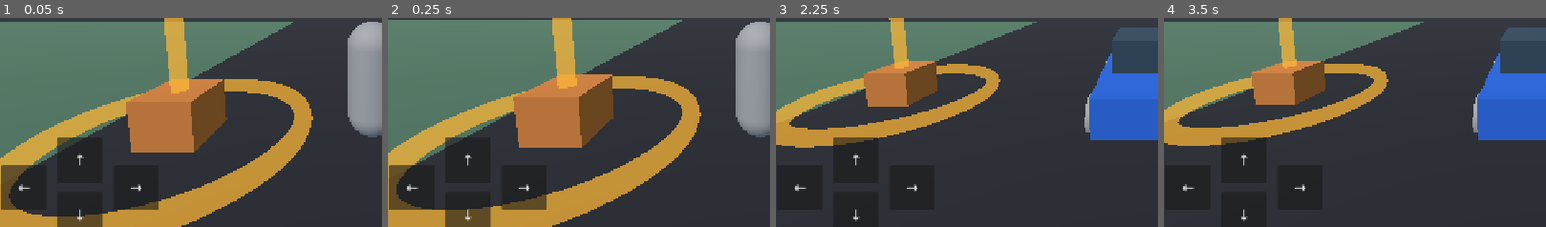
Above: before the commit, frames 1-4 (left to right).
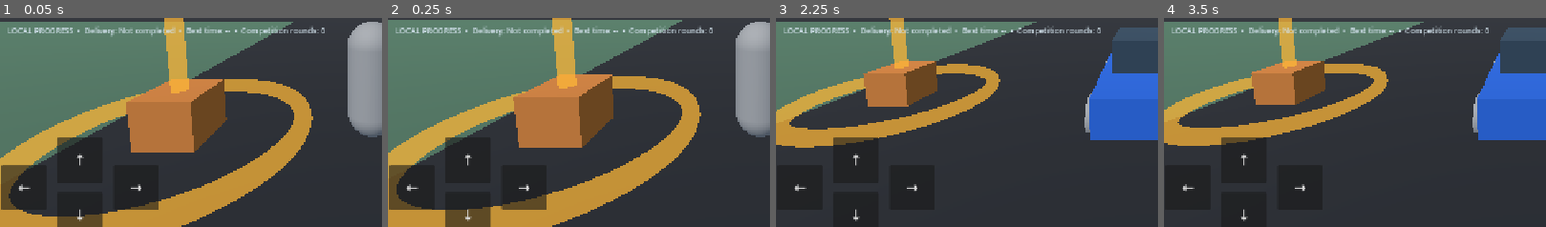
Above: after the commit, the same moments.

Repository: newgenerationnetwork617-ops/one-man-squad
Game: Godot game, scene res://scenes/main.tscn
Two runs of this game, one before a commit and one after it. Both use one fixed random seed, a clock stepped at 60 frames per second and the inputs below.
Inputs:
- Up to frame 1 (0.05 s): no input
- Up to frame 2 (0.25 s): no input
- Up to frame 3 (2.25 s): click "Adventure" at 0.5 s; click "Adventure" at 1.25 s; click "ENTER CAR" at 2 s
- Up to frame 4 (3.5 s): click "Competition" at 2.75 s
The pictures show only the part of the screen within x 1-51%, y 50-100%; the shares and areas given below are measured in that part.

The runs differ from the first frame. In frame 1, 1.3% of the frame differs, in the area x 2-85%, y 3-10%; in frame 2, 1.3%; in frame 3, 1.3%; in frame 4, 1.3%.

Commit message:
Add offline local progress and personal records saving

Diff:
--- a/scripts/main.gd
+++ b/scripts/main.gd
@@ -24,8 +24,14 @@
 var competition_active := false
 var competition_collected := 0
 var competition_time_left := 60.0
+var save_config := ConfigFile.new()
+var mission_completed := false
+var best_time_trial := 0.0
+var completed_competition_rounds := 0
+var records_label: Label
 
 func _ready() -> void:
+	_load_progress()
 	_build_environment()
 	_build_test_district()
 	_spawn_player()
@@ -181,6 +187,13 @@
 	competition_label.add_theme_color_override("font_color", Color(1.0, 0.68, 0.42))
 	root.add_child(competition_label)
 
+	records_label = Label.new()
+	records_label.text = _records_text()
+	records_label.position = Vector2(28, 382)
+	records_label.add_theme_font_size_override("font_size", 13)
+	records_label.add_theme_color_override("font_color", Color(0.82, 0.88, 0.92))
+	root.add_child(records_label)
+
 	speed_label = Label.new()
 	speed_label.text = "000 km/h"
 	speed_label.anchor_left = 1.0
@@ -282,6 +295,8 @@
 		mission_stage = 2
 		delivery_area.queue_free()
 		mission_label.text = "MISSION 01  •  COMPLETE"
+		mission_completed = true
+		_save_progress()
 		status_label.text = "Delivery completed • First mission reward: 100 XP"
 
 func _toggle_vehicle() -> void:
@@ -372,8 +387,16 @@
 	race_checkpoint_index += 1
 	if race_checkpoint_index >= race_checkpoints.size():
 		race_active = false
+		var new_record := best_time_trial <= 0.0 or race_elapsed < best_time_trial
+		if new_record:
+			best_time_trial = race_elapsed
+			_save_progress()
 		race_label.text = "TIME TRIAL  •  FINISHED  •  %05.2f s" % race_elapsed
-		status_label.text = "Time trial complete • Your result is shown above."
+		if new_record:
+			status_label.text = "New personal best! Your time is saved on this device."
+		else:
+			status_label.text = "Time trial complete • Your result is shown above."
+		records_label.text = _records_text()
 	else:
 		status_label.text = "Checkpoint %d of %d • Keep following the road." % [race_checkpoint_index + 1, race_checkpoints.size()]
 
@@ -502,7 +525,31 @@
 	competition_collected += 1
 	if competition_collected >= 3:
 		competition_active = false
+		completed_competition_rounds += 1
+		_save_progress()
 		competition_label.text = "COMPETITION  •  ROUND COMPLETE"
 		status_label.text = "Challenge complete • All three signals collected."
+		records_label.text = _records_text()
 	else:
 		status_label.text = "Signal secured • %d of 3 collected." % competition_collected
+
+func _load_progress() -> void:
+	var error := save_config.load("user://progress.cfg")
+	if error != OK:
+		return
+	mission_completed = bool(save_config.get_value("progress", "mission_completed", false))
+	best_time_trial = float(save_config.get_value("records", "best_time_trial", 0.0))
+	completed_competition_rounds = int(save_config.get_value("records", "competition_rounds", 0))
+
+func _save_progress() -> void:
+	save_config.set_value("progress", "mission_completed", mission_completed)
+	save_config.set_value("records", "best_time_trial", best_time_trial)
+	save_config.set_value("records", "competition_rounds", completed_competition_rounds)
+	var error := save_config.save("user://progress.cfg")
+	if error != OK:
+		push_warning("Could not save local progress. Error code: %s" % error)
+
+func _records_text() -> String:
+	var mission_text := "Delivery: COMPLETE" if mission_completed else "Delivery: Not completed"
+	var time_text := "Best time: --" if best_time_trial <= 0.0 else "Best time: %05.2f s" % best_time_trial
+	return "LOCAL PROGRESS  •  %s  •  %s  •  Competition rounds: %d" % [mission_text, time_text, completed_competition_rounds]
